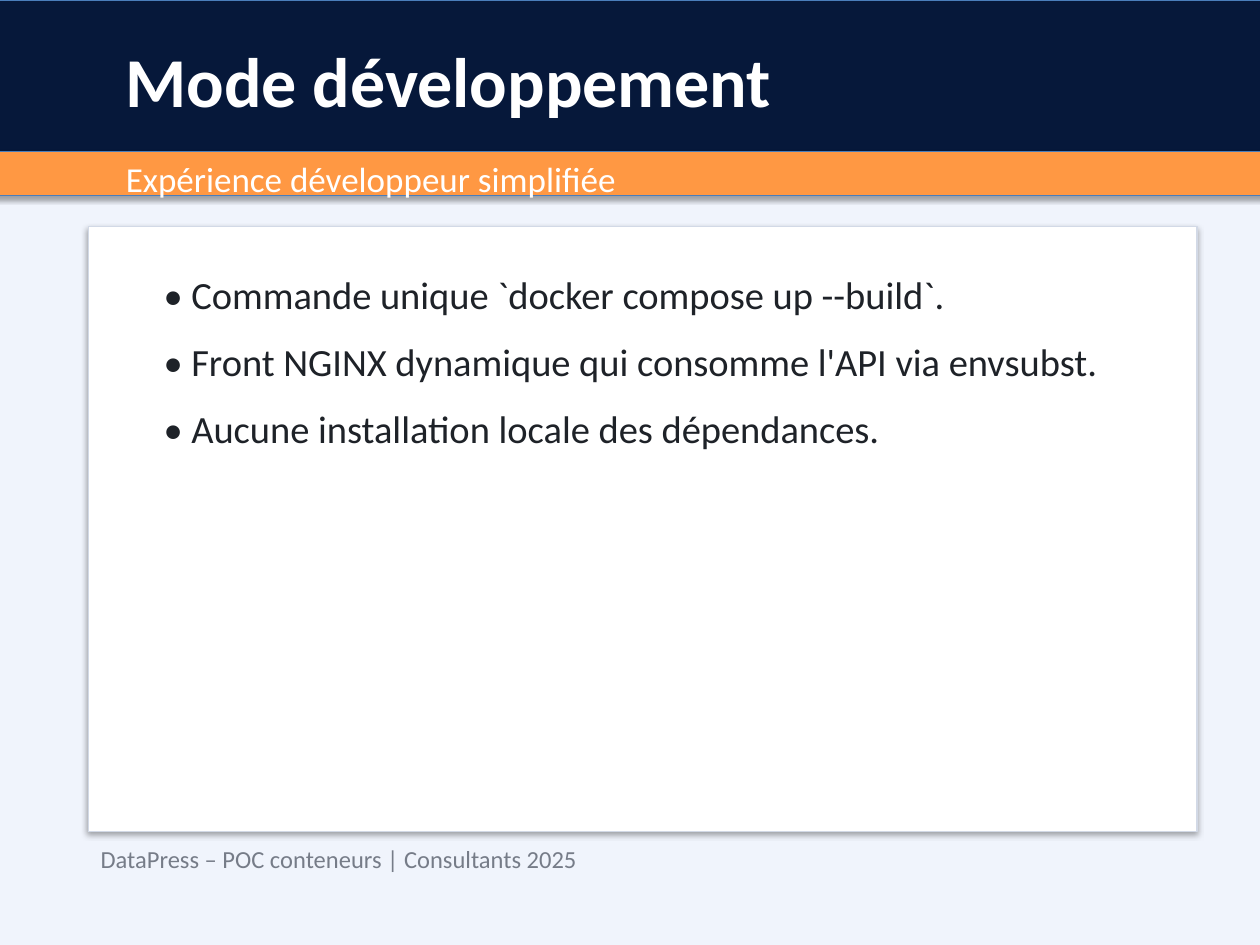
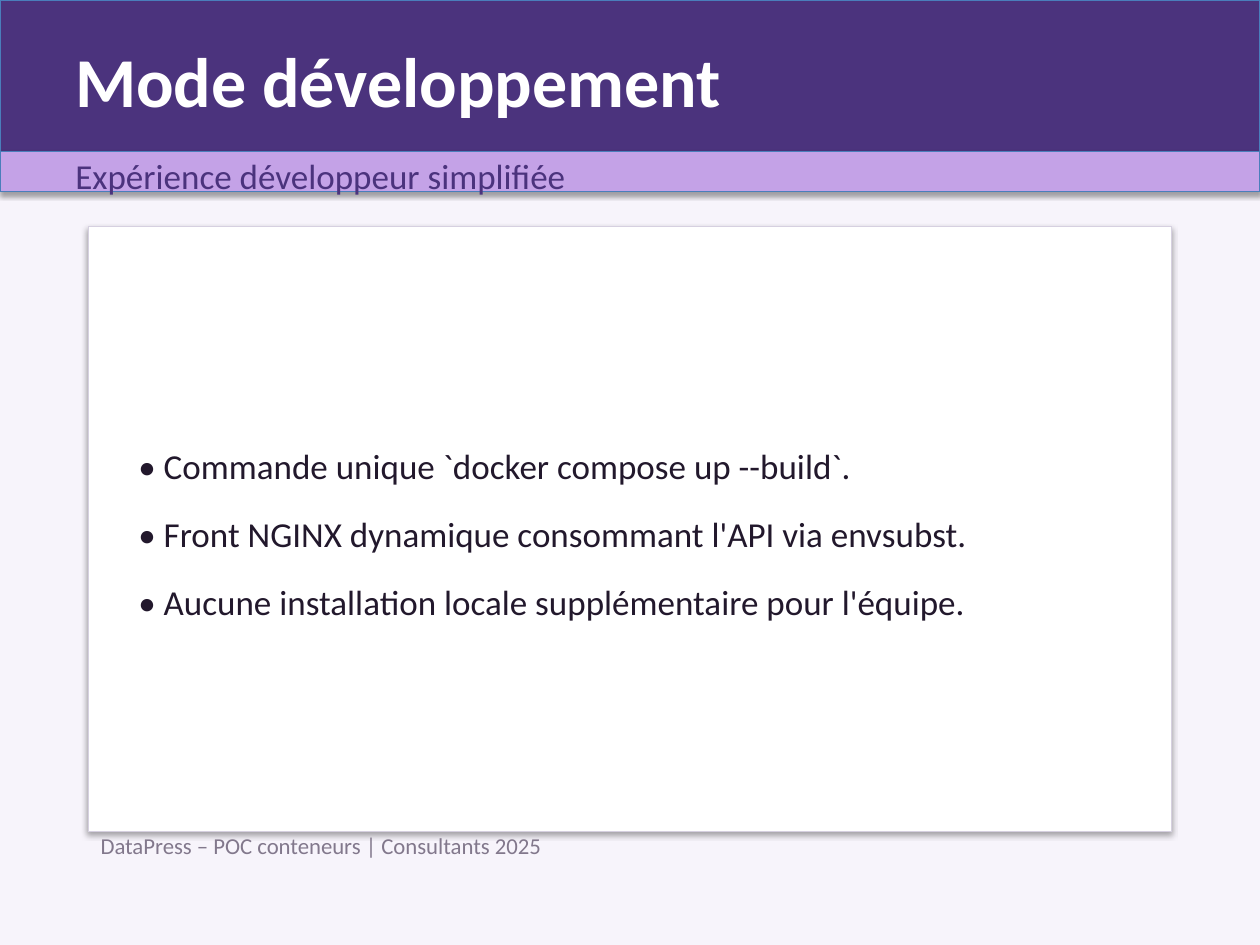
Before and after one commit to MPFabio/datapress-poc-tp-final, a slide deck: slide 4 of docs/presentation_client.pptx. Drawn at 1260x945 pixels with LibreOffice and Linux fonts; fonts in the diff are those of the drawing. Boxes give left, top, right and bottom in pixels: in the first picture for what was removed or moved away, otherwise in the second. Text is boxed around its words. In the diff, an @@ line names an element or a change of style, - is before the commit and + after.

Commit message:
Screenshots + front polished

```diff
--- a/docs/presentation_client.pptx
+++ b/docs/presentation_client.pptx
@@ background #F0F4FC to #F7F4FB @@
@@ rectangle: place and size @@
-rectangle at <box>0,0,1260,164</box>
+rectangle at <box>0,0,1260,158</box>
@@ rectangle at <box>0,0,1260,158</box>: fill #06183A to #4B337D @@
@@ text "Mode développement": place and size @@
-text "Mode développement" at <box>126,58,771,118</box>
+text "Mode développement" at <box>75,58,720,118</box>
@@ text "Expérience développeur simplifiée": place and size @@
-text "Expérience développeur simplifiée" at <box>126,167,616,201</box>
+text "Expérience développeur simplifiée" at <box>75,165,566,199</box>
@@ text "Expérience développeur simplifiée" at <box>75,165,566,199</box>: text colour #FFFFFF to #4B337D @@
@@ rectangle at <box>0,151,1260,192</box>: fill #FF9843 to #C4A2E7 @@
@@ rectangle: place and size @@
-rectangle at <box>88,227,1197,832</box>
+rectangle at <box>88,227,1172,832</box>
@@ rectangle at <box>88,227,1172,832</box>: outline #D2D9E6 0.75 pt to #D6D0E0 0.75 pt @@
@@ text "• Commande unique `docker compose ...": place and size @@
-text "• Commande unique `docker compose ..." at <box>191,282,1097,450</box>
+text "• Commande unique `docker compose ..." at <box>164,454,966,621</box>
@@ text "• Commande unique `docker compose ..." at <box>164,454,966,621</box>: vertical alignment top to middle @@
@@ text at <box>164,454,851,485</box>: size 22 to 20 pt, text colour #1E2228 to #22182C in "• Commande unique `docker compose up --build`."; line spacing 1 to 1.2; less space between paragraphs @@
@@ text at <box>164,522,966,621</box>: text changed; size 22 to 20 pt; text colour #1E2228 to #22182C @@
-• Front NGINX dynamique qui consomme l'API via envsubst.
-• Aucune installation locale des dépendances.
+• Front NGINX dynamique consommant l'API via envsubst.
+• Aucune installation locale supplémentaire pour l'équipe.
@@ text "DataPress – POC conteneurs | ...": place and size @@
-text "DataPress – POC conteneurs | ..." at <box>101,851,577,868</box>
+text "DataPress – POC conteneurs | ..." at <box>101,835,541,854</box>
@@ text "DataPress – POC conteneurs | ..." at <box>101,835,541,854</box>: size 14 to 13 pt, text colour #767C88 to #82788C @@
```
Also in this commit, not shown: 8 other slides changed, 4 other files.
